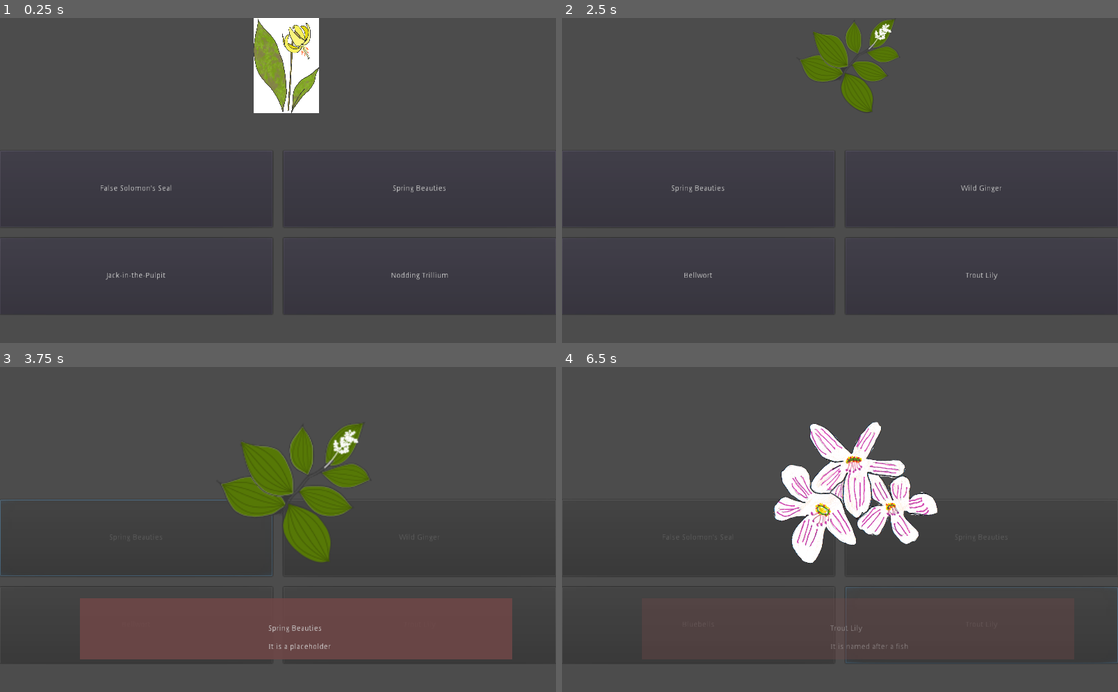
Above: before the commit, frames 1-4 (two rows, left to right).
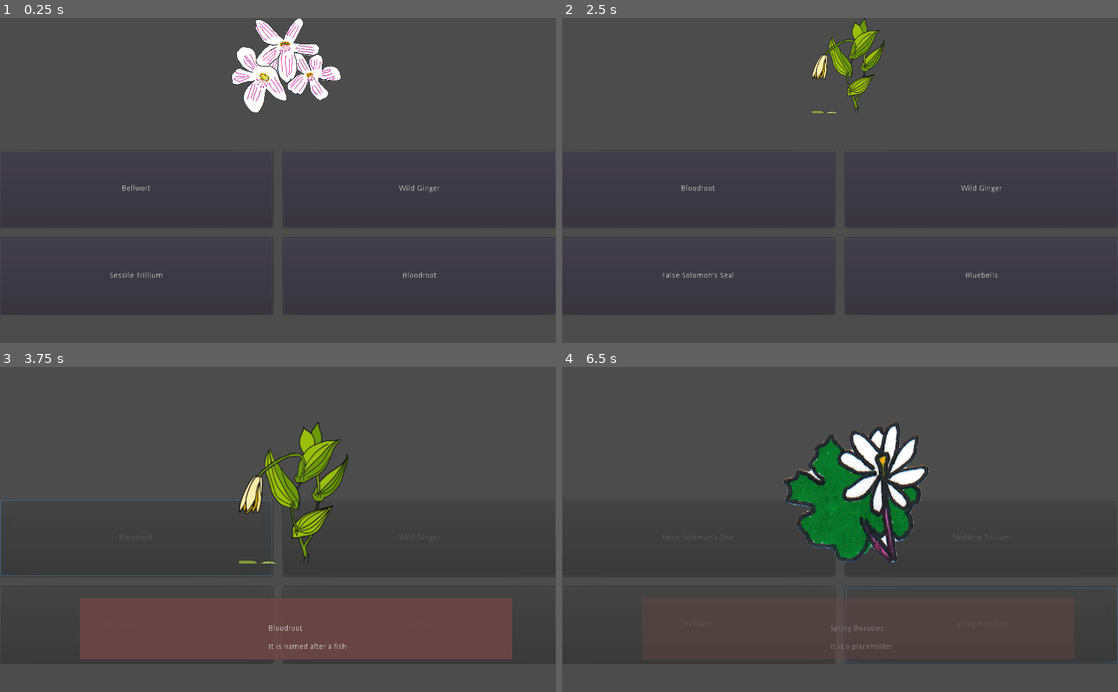
Above: after the commit, the same moments.

Repository: the-g-force/2021-April
Game: Godot game, scene res://src/GameFrame.tscn
Two runs of this game, one before a commit and one after it. Both use one fixed random seed, a clock stepped at 60 frames per second and the inputs below. This scene is started directly instead of the project's main scene. The engine's default icon, where the game draws it, is replaced by a stand-in: a white triangle on a blue panel in a dark square.
Inputs:
- Up to frame 1 (0.25 s): no input
- Up to frame 2 (2.5 s): click "Jack-in-the-Pulpit" (after the commit: "Sessile Trillium") at 0.5 s; click "Next" at 1.25 s
- Up to frame 3 (3.75 s): click "Spring Beauties" (after the commit: "Bloodroot") at 2.75 s
- Up to frame 4 (6.5 s): click "Next" at 4.25 s; click "Trout Lily" (after the commit: "Spring Beauties") at 5.75 s

The runs differ from the first frame. In frame 1, 3.7% of the frame differs, in the area x 18-81%, y 0-81%; in frame 2, 2.6%; in frame 3, 5.5%; in frame 4, 8.1%, in the area x 38-80%, y 16-88%.

Commit message:
Add more flowers

Diff:
--- a/project/src/Flowers.gd
+++ b/project/src/Flowers.gd
@@ -1,11 +1,7 @@
 extends Node
 
 const FLOWERS = [
-	{
-		"name": "Trout Lily",
-		"image": preload("res://assets/flowers/TroutLily.png"),
-		"fact": "It is named after a fish"
-	},
+
 	{
 		"name": "Spring Beauties",
 		"image": preload("res://assets/flowers/beauties.png"),
@@ -17,9 +13,19 @@
 		"fact": "It is a placeholder"
 	},
 	{
+		"name": "Bloodroot",
+		"image": preload("res://assets/flowers/Bloodroot.png"),
+		"fact": "It is named after a fish"
+	},
+	{
 		"name": "Bluebells",
 		"image": preload("res://assets/flowers/bluebells-color.png"),
 		"fact": "It is a placeholder"
+	},
+	{
+		"name": "Dutchmans Breeches",
+		"image": preload("res://assets/flowers/DutchmansBreeches.png"),
+		"fact": "It is named after a fish"
 	},
 	{
 		"name": "False Solomon's Seal",
@@ -41,4 +47,19 @@
 		"image": preload("res://assets/flowers/nodding-trillium.png"),
 		"fact": "It is a placeholder"
 	},
+	{
+		"name": "Sessile Trillium",
+		"image": preload("res://assets/flowers/SessileTrillium.png"),
+		"fact": "It is a placeholder"
+	},
+	{
+		"name": "Twinleaf",
+		"image": preload("res://assets/flowers/Twinleaf.png"),
+		"fact": "It is a placeholder"
+	},
+		{
+		"name": "Trout Lily",
+		"image": preload("res://assets/flowers/TroutLily.png"),
+		"fact": "It is named after a fish"
+	}
 ]
